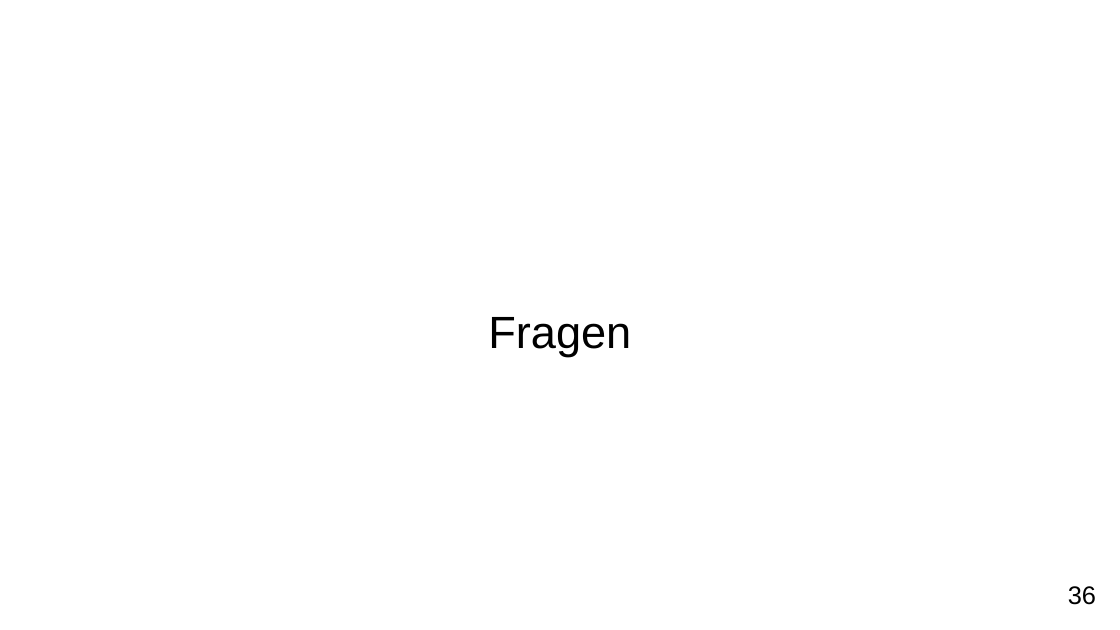
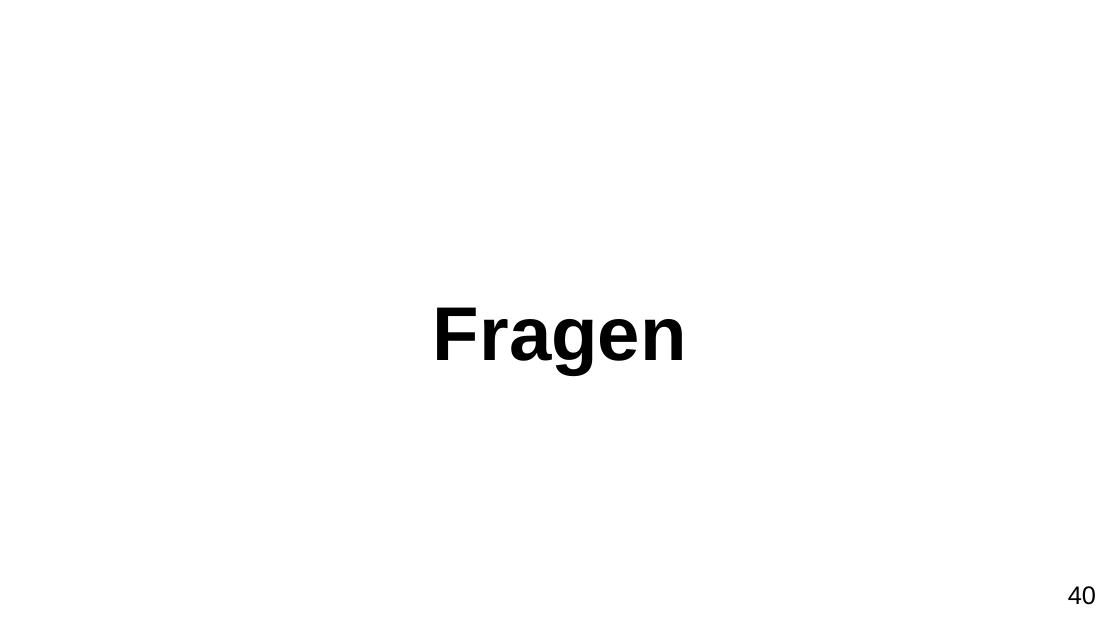
Before and after one commit to FXJackAll/Masterarbeit_Code, a slide deck: slide 40 of Masterarbeit_Verteidigung/Masterarbeit_Verteidigung.odp (slide 36 before the commit). Drawn at 1120x630 pixels with LibreOffice and Linux fonts; fonts in the diff are those of the drawing; background and template pictures are left out. Boxes give left, top, right and bottom in pixels: in the first picture for what was removed or moved away, otherwise in the second. Text is boxed around its words. In the diff, an @@ line names an element or a change of style, - is before the commit and + after.

```diff
--- a/Masterarbeit_Verteidigung/Masterarbeit_Verteidigung.odp
+++ b/Masterarbeit_Verteidigung/Masterarbeit_Verteidigung.odp
@@ subtitle "Fragen" at [433,307,687,375]: size 32 to 54 pt, bold on @@
@@ page number at [1068,586,1096,605]: text changed @@
-36
+40
```
Also in this commit, not shown: 9 other slides changed, 13 slides added, 4 slides removed, 8 other files.
